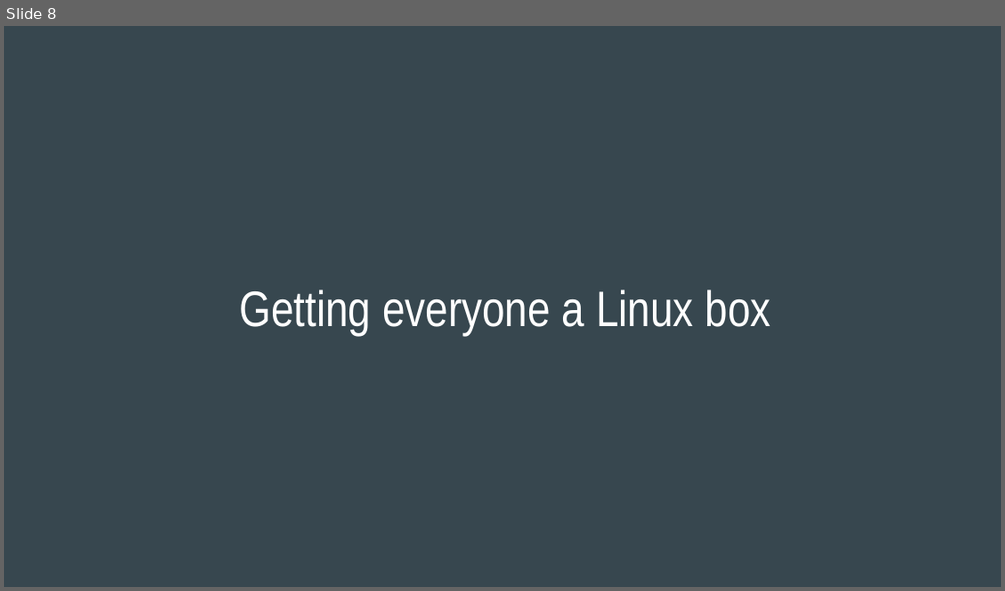
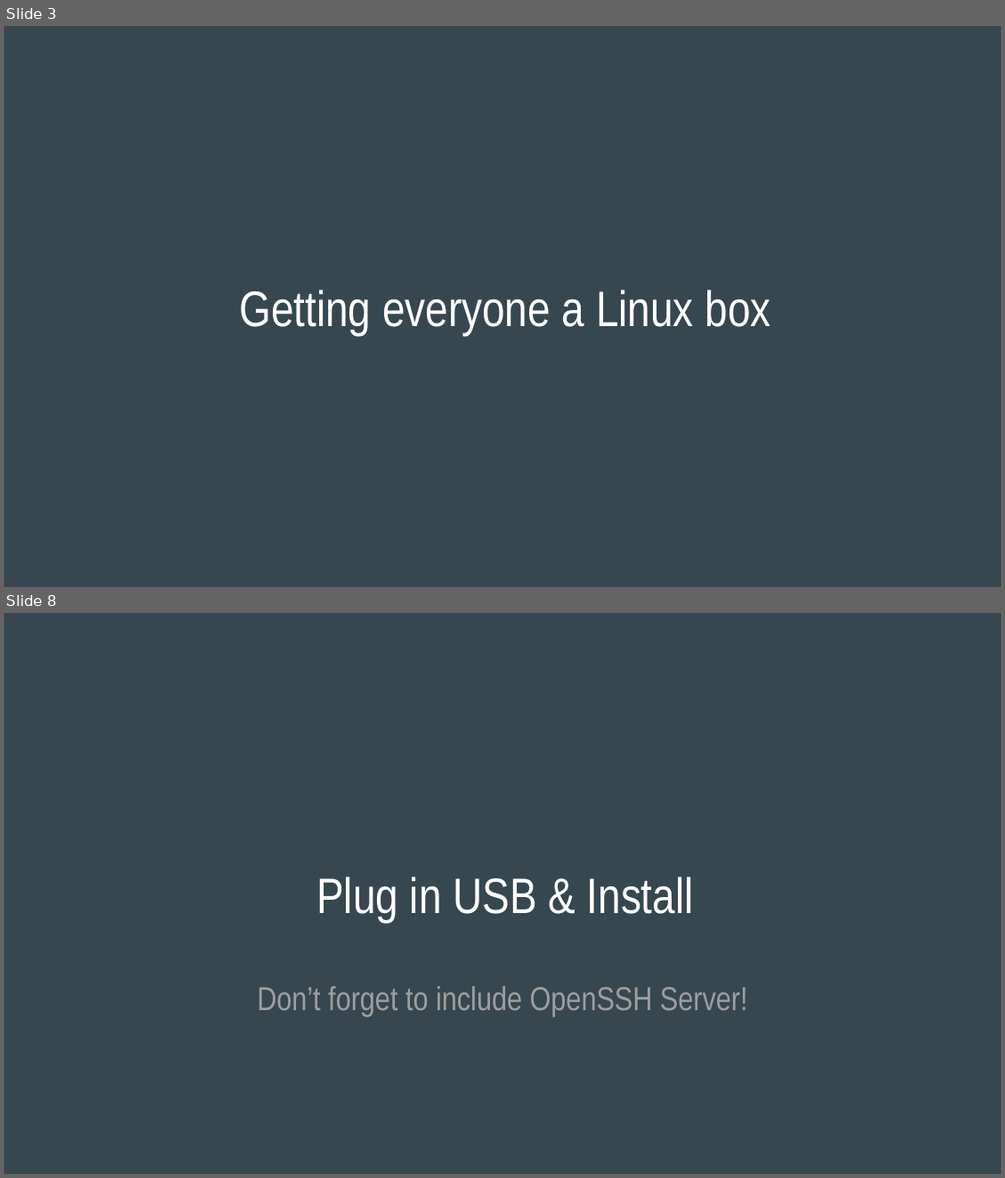
Before and after one commit to phat-sumo/everyone-can-be-root, a slide deck: everyone-can-be-root.pptx. Shown one above the other, each under a label of ours: slide 8 before the commit, slides 3 and 8 after it; the slides between them are not shown. The pictures are 1005x591 and 1005x1178 pixels, drawn with LibreOffice and Linux fonts; fonts in the diff are those of the drawing. Boxes give left, top, right and bottom in pixels: in the first picture for what was removed or moved away, otherwise in the second. Text is boxed around its words. In the diff, an @@ line names an element or a change of style, - is before the commit and + after.

```diff
--- a/everyone-can-be-root.pptx
+++ b/everyone-can-be-root.pptx
@@ slide 8 added at [4,613,1001,1174], background #37474F @@
@@ title added at [316,876,694,922], 36 pt, text #FFFFFF @@
+Plug in USB & Install
@@ text added at [257,986,748,1017], 24 pt, text #9E9E9E @@
+Don’t forget to include OpenSSH Server!
@@ what was slide 8 is now slide 3 @@
```
Also in this commit, not shown: 1 slide changed, 5 other slides added, 3 other files.
